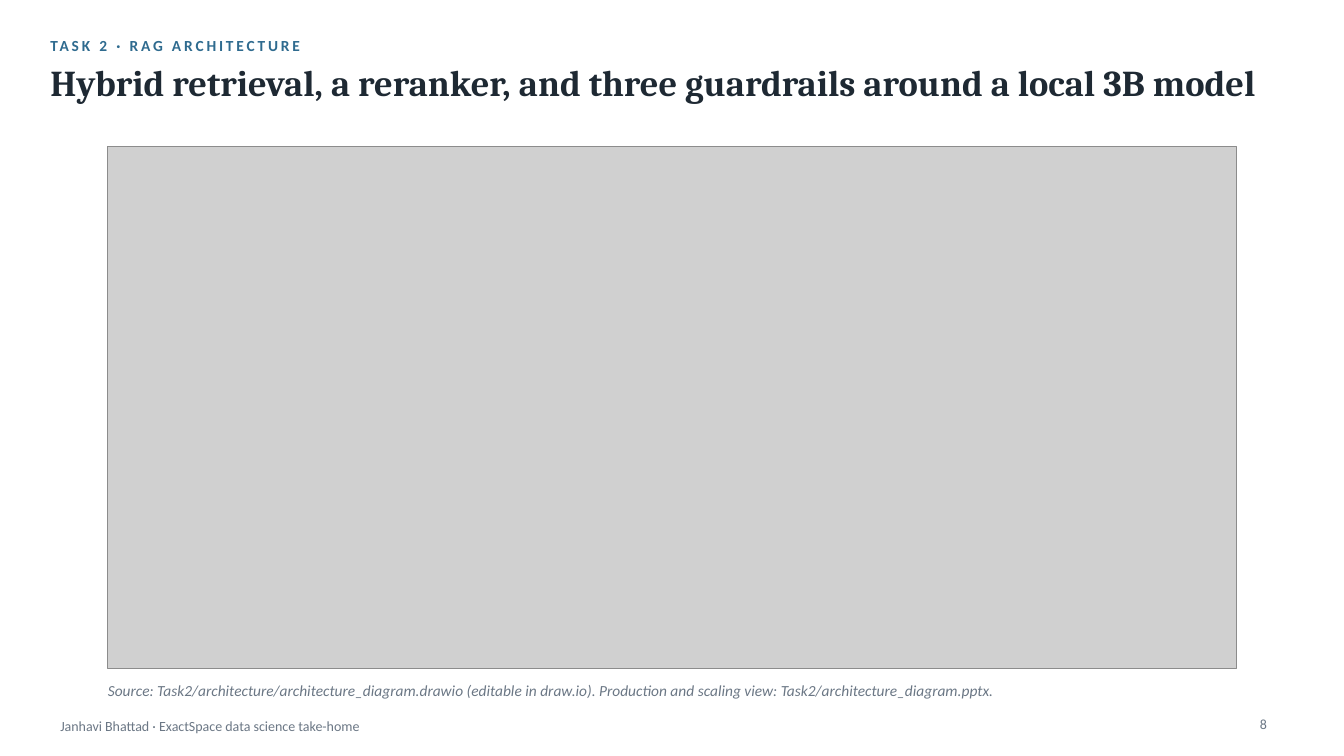
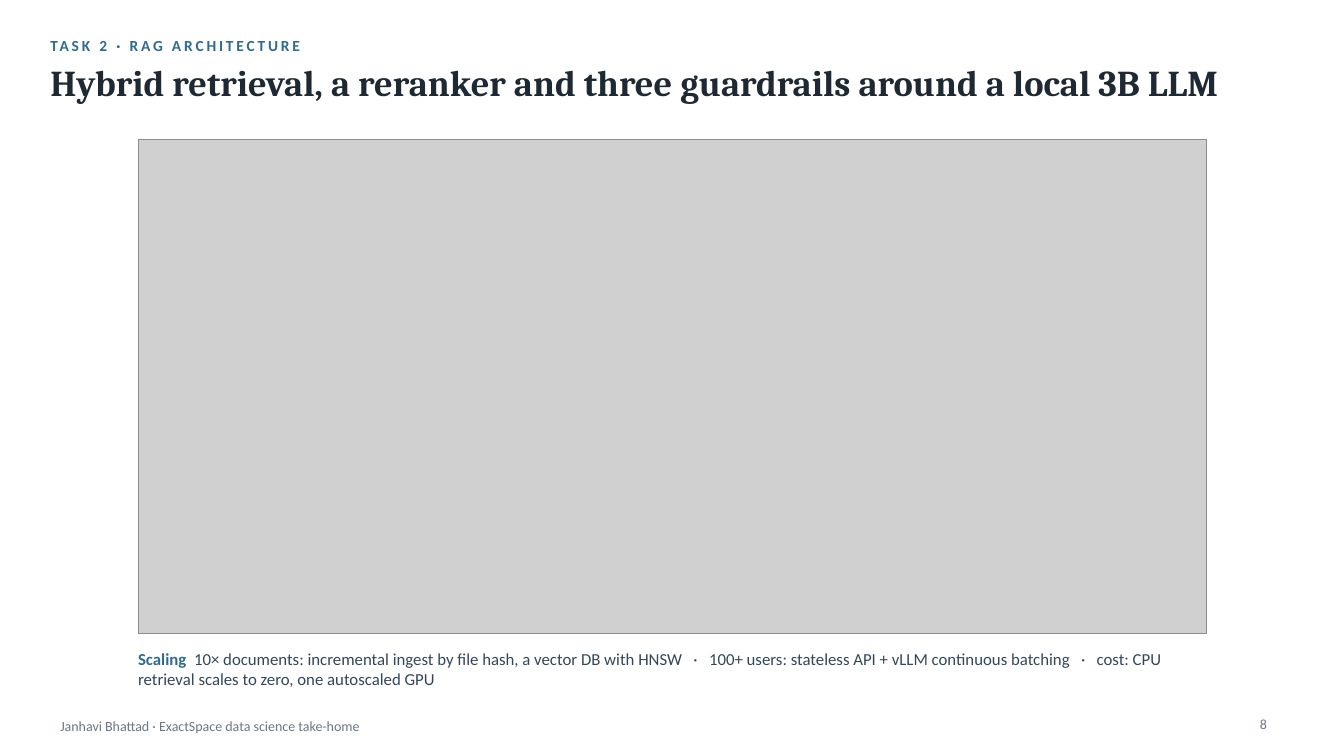
Before and after one commit to Janhwhy/exactspace-assignment, a slide deck: slide 8 of Final_Presentation.pptx. Drawn at 1344x756 pixels with LibreOffice and Linux fonts; fonts in the diff are those of the drawing; grey boxes stand for pictures. Boxes give left, top, right and bottom in pixels: in the first picture for what was removed or moved away, otherwise in the second. Text is boxed around its words. In the diff, an @@ line names an element or a change of style, - is before the commit and + after.

```diff
--- a/Final_Presentation.pptx
+++ b/Final_Presentation.pptx
@@ text at bbox=[50, 70, 1218, 104]: text changed @@
-Hybrid retrieval, a reranker, and three guardrails around a local 3B model
+Hybrid retrieval, a reranker and three guardrails around a local 3B LLM
@@ picture: place and size @@
-picture at bbox=[108, 146, 1237, 668]
+picture at bbox=[138, 139, 1207, 633]
@@ text at bbox=[138, 653, 1161, 687]: text changed; size 11 to 12 pt; text colour #6B7785 to #33475B; italic off @@
-Source: Task2/architecture/architecture_diagram.drawio (editable in draw.io). Production and scaling view: Task2/architecture_diagram.pptx.
+Scaling 10× documents: incremental ingest by file hash, a vector DB with HNSW · 100+ users: stateless API + vLLM continuous batching · cost: CPU retrieval scales to zero, one autoscaled GPU
```
Also in this commit, not shown: 5 other slides changed, 37 other files.
